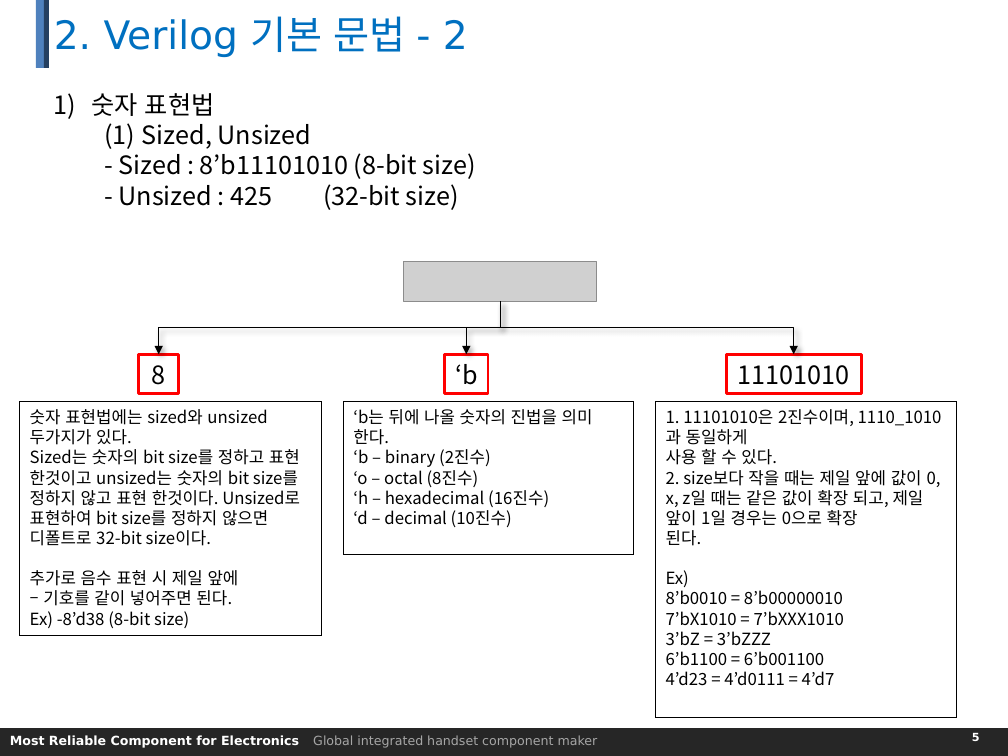
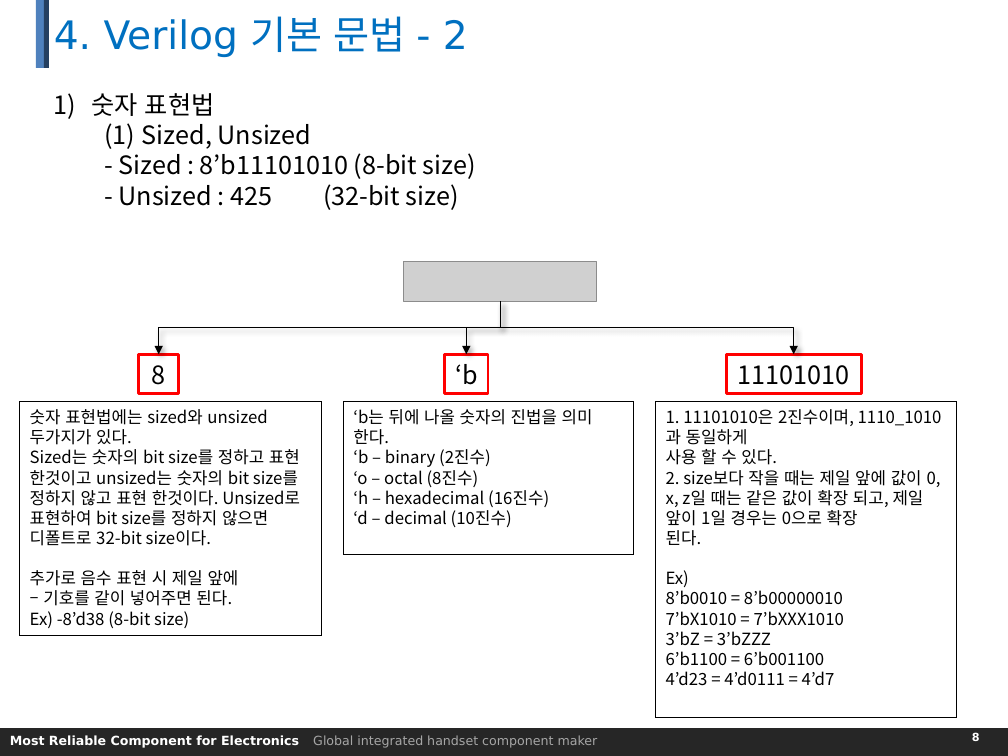
Before and after one commit to etcpartron/FPGA, a slide deck: slide 8 of 190307_FPGA_KSY.pptx (slide 5 before the commit). Drawn at 1008x756 pixels with LibreOffice and Linux fonts; fonts in the diff are those of the drawing; grey boxes stand for pictures; background and template pictures are left out. Boxes give left, top, right and bottom in pixels: in the first picture for what was removed or moved away, otherwise in the second. Text is boxed around its words. In the diff, an @@ line names an element or a change of style, - is before the commit and + after.

```diff
--- a/190307_FPGA_KSY.pptx
+++ b/190307_FPGA_KSY.pptx
@@ title at <box>54,16,468,57</box>: text changed @@
-2. Verilog 기본 문법 - 2
+4. Verilog 기본 문법 - 2
```
Also in this commit, not shown: 5 other slides changed, 3 slides added, 2 slides removed.
